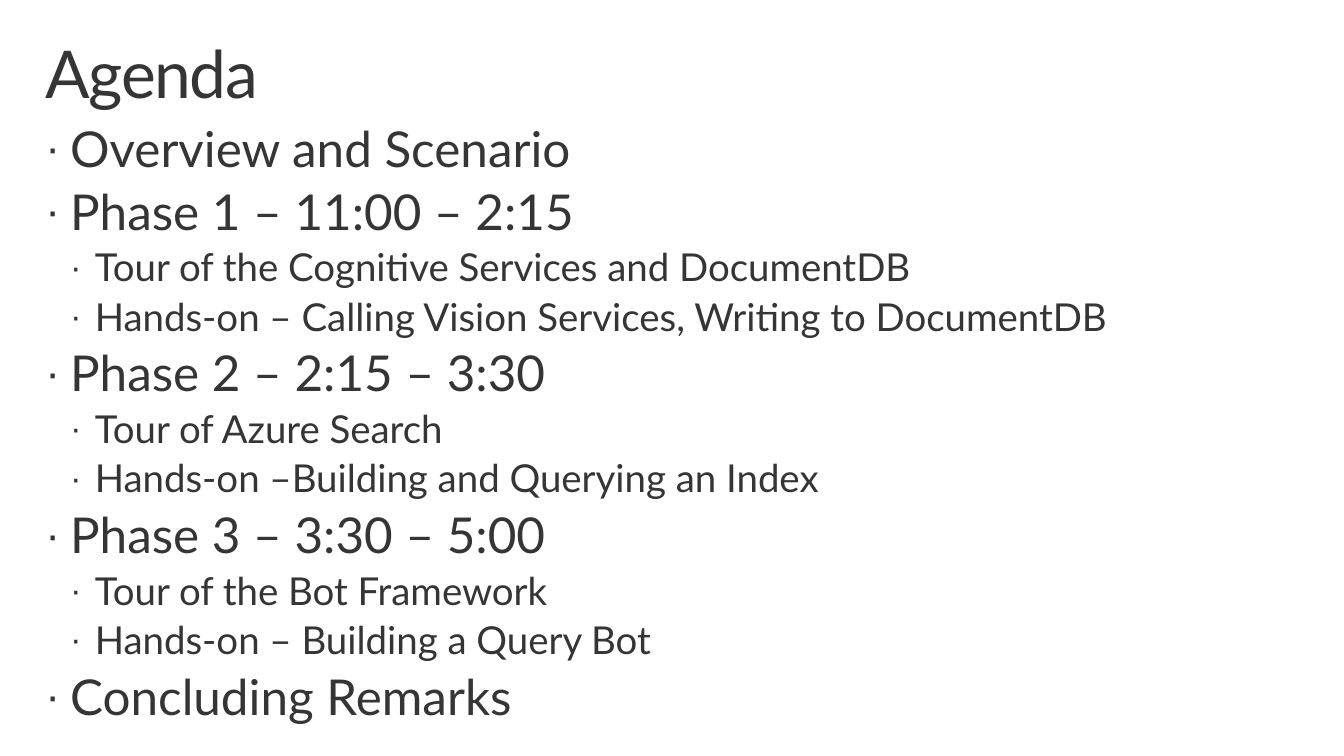
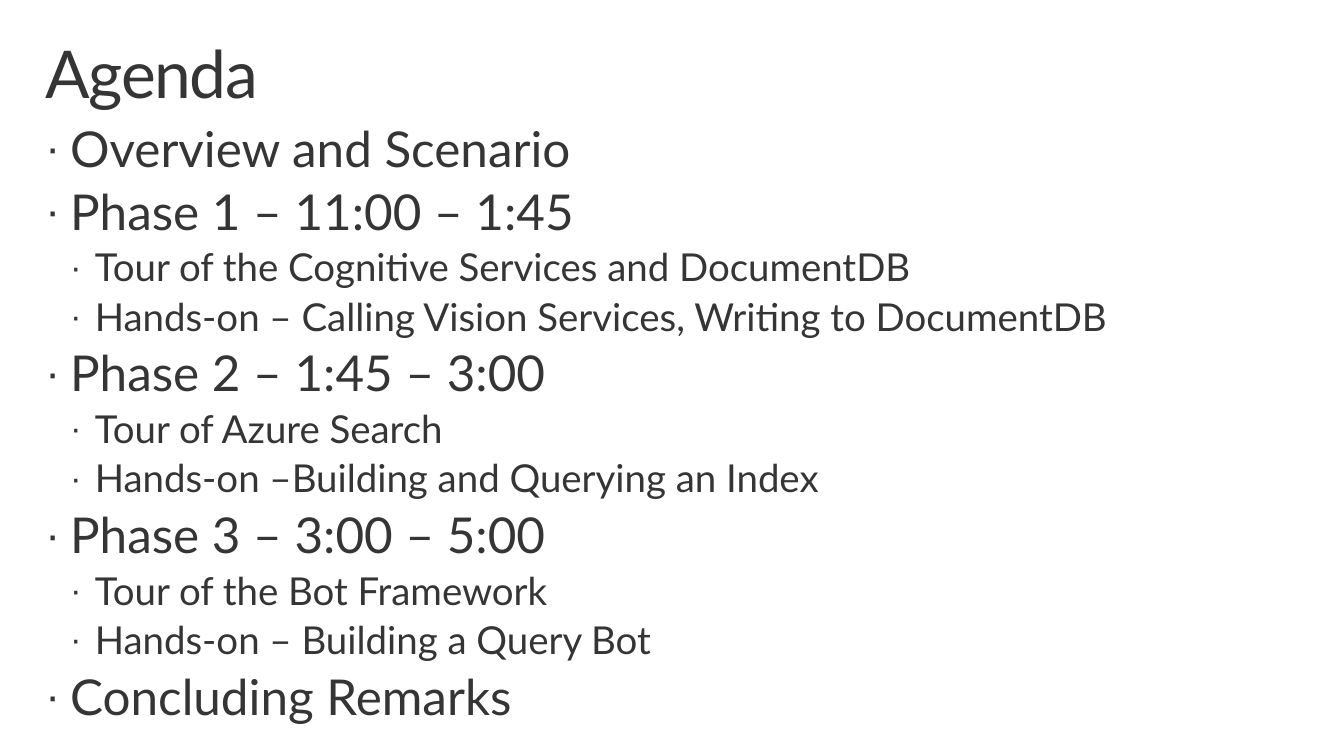
Before and after one commit to noodlefrenzy/CognitiveServicesTutorial, a slide deck: slide 5 of Presentations/AI_Immersion_Phase_0_Overview.pptx. Drawn at 1344x756 pixels with LibreOffice and Linux fonts; fonts in the diff are those of the drawing; background and template pictures are left out. Boxes give left, top, right and bottom in pixels: in the first picture for what was removed or moved away, otherwise in the second. Text is boxed around its words. In the diff, an @@ line names an element or a change of style, - is before the commit and + after.

Commit message:
Update agenda

```diff
--- a/Presentations/AI_Immersion_Phase_0_Overview.pptx
+++ b/Presentations/AI_Immersion_Phase_0_Overview.pptx
@@ text at box(70, 193, 573, 231): text changed @@
-· Phase 1 – 11:00 – 2:15
+· Phase 1 – 11:00 – 1:45
@@ text at box(70, 354, 545, 392): text changed @@
-· Phase 2 – 2:15 – 3:30
+· Phase 2 – 1:45 – 3:00
@@ text at box(70, 516, 545, 554): text changed @@
-· Phase 3 – 3:30 – 5:00
+· Phase 3 – 3:00 – 5:00
```
